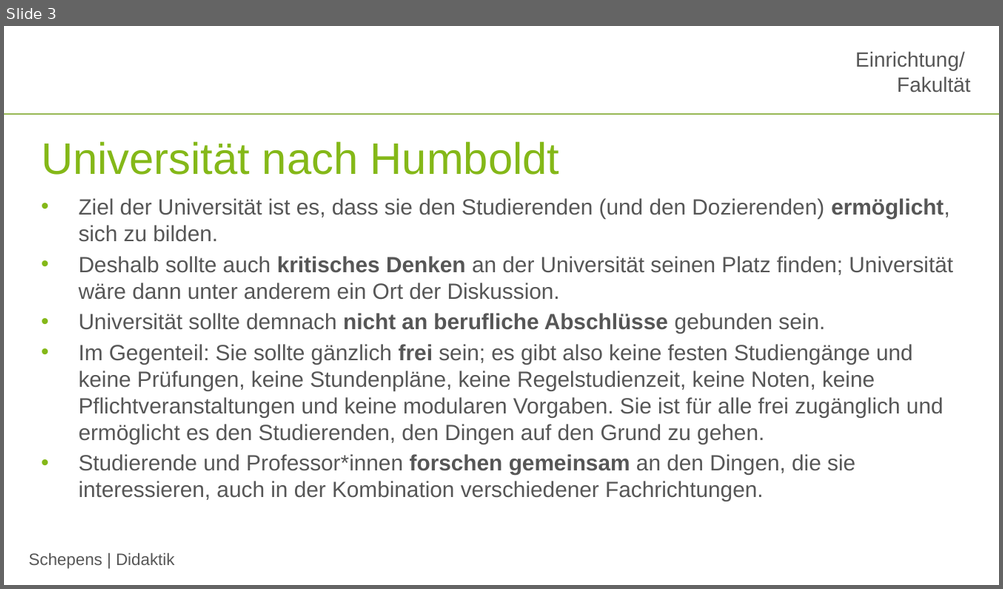
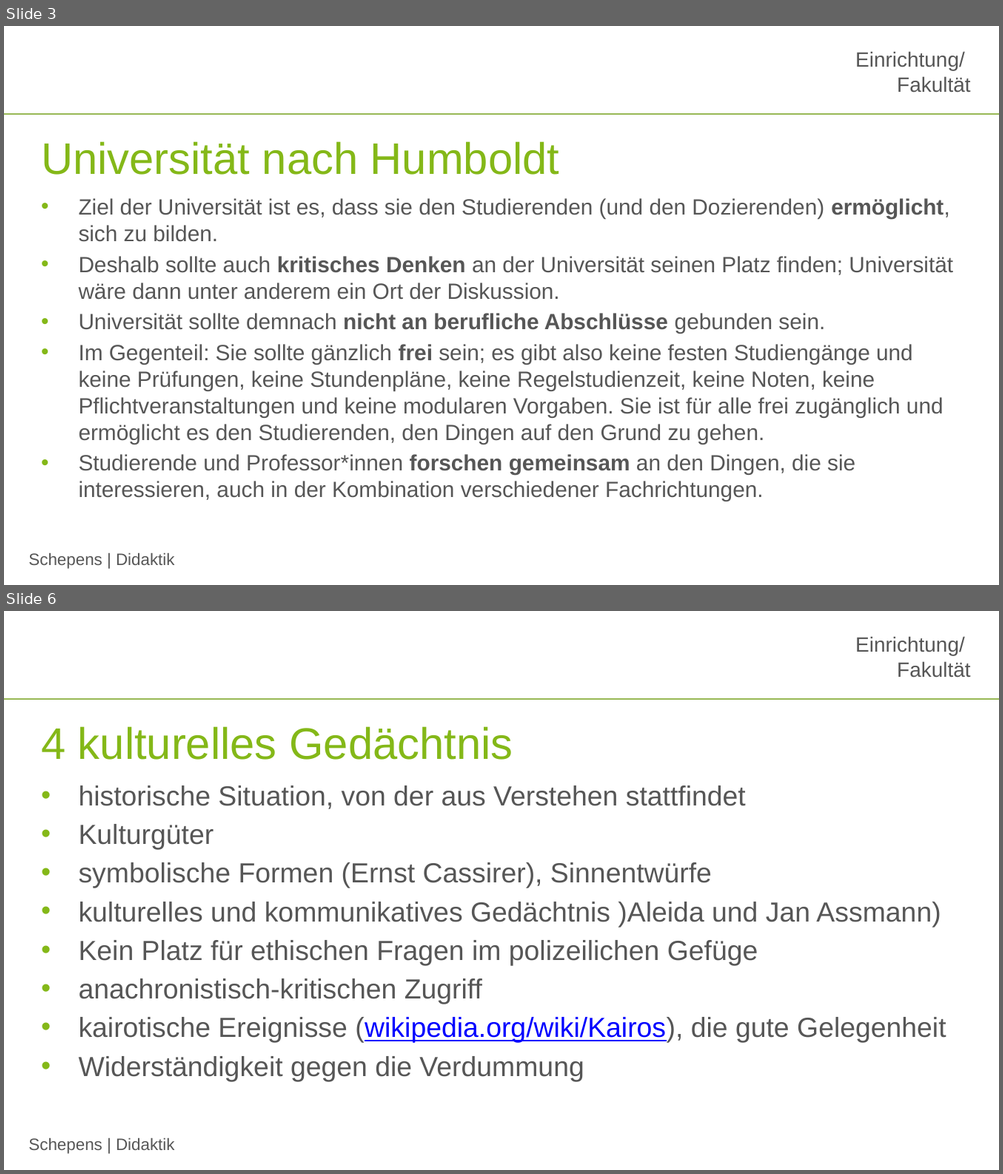
Before and after one commit to jobschepens/didakt22, a slide deck: folien/week4.pptx. Shown one above the other, each under a label of ours: slide 3 before the commit, slides 3 and 6 after it; the slides between them are not shown. The pictures are 1003x589 and 1003x1174 pixels, drawn with LibreOffice and Linux fonts; fonts in the diff are those of the drawing; background and template pictures are left out. Boxes give left, top, right and bottom in pixels: in the first picture for what was removed or moved away, otherwise in the second. Text is boxed around its words. In the diff, an @@ line names an element or a change of style, - is before the commit and + after.

```diff
--- a/folien/week4.pptx
+++ b/folien/week4.pptx
@@ slide 6 added at bbox=[4, 611, 999, 1170], background #FFFFFF; not listed: 3 template elements that a slide beside it also shows @@
@@ title added at bbox=[41, 726, 512, 760], 32 pt, text #84B818 @@
+4 kulturelles Gedächtnis
@@ text added at bbox=[79, 786, 945, 1082], 20 pt, text #565656 @@
+• historische Situation, von der aus Verstehen stattfindet
+• Kulturgüter
+• symbolische Formen (Ernst Cassirer), Sinnentwürfe
+• kulturelles und kommunikatives Gedächtnis )Aleida und Jan Assmann)
+• Kein Platz für ethischen Fragen im polizeilichen Gefüge
+• anachronistisch-kritischen Zugriff
+• kairotische Ereignisse (wikipedia.org/wiki/Kairos), die gute Gelegenheit
+• Widerständigkeit gegen die Verdummung
```
Also in this commit, not shown: 3 other slides added, 3 slides removed.
